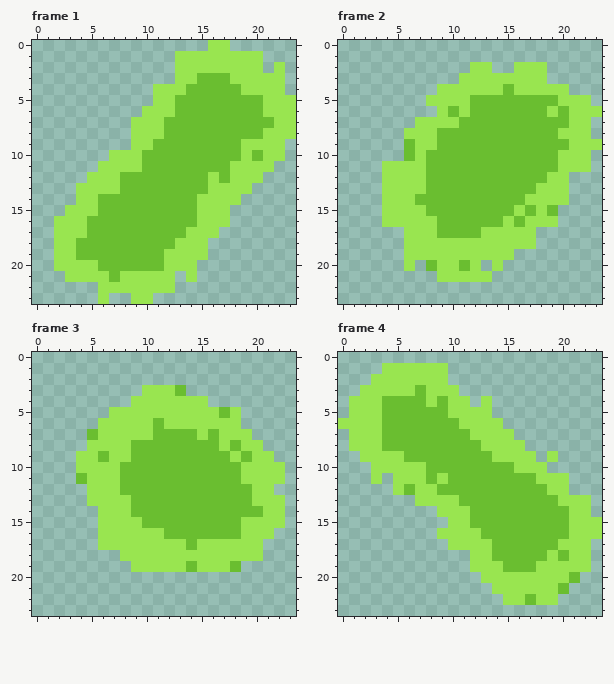
Edited in one commit: pixel-art file (data/tex/virus_2.aseprite). Above: the version before the commit.
24x24 pixels, 8 frames. Shown: frame 1, frame 2, frame 3, frame 4. The commit also changed other frames, which this record leaves out.
Now the later version:
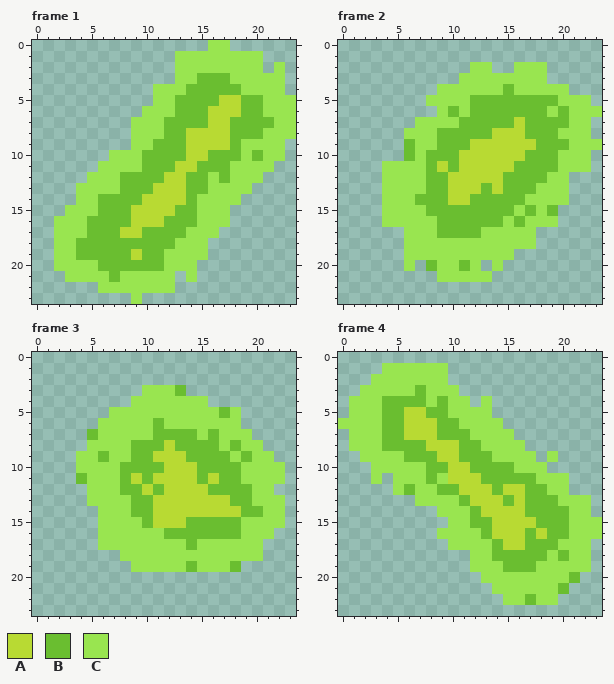
Palette (. is transparent): A #b8da33  B #6abe30  C #99e550
What changed:
layer "Layer 3" opacity 54% added
Frame 1, layers "Layer 3", "Layer 2":
Colour B gives way to colour A in row 5 at x 17 to 18; in row 6 at x 16 to 18; in row 7 at x 16 to 17; in rows 8 to 9 at x 14 to 17; in row 10 at x 14 to 15; in row 11 at x 13 to 14.
Colour B gives way to colour A in row 12 at x 12 to 13; in row 13 at x 11 to 13; in row 14 at x 10 to 13; in row 15 at x 9 to 12; in row 16 at x 9 to 11; in row 17 at x 8 to 9.
Colour B gives way to colour A in row 19 at x 9.
The edit erases colour C in row 23 at x 6 and 10.
Frame 2, layer "Layer 3":
Colour B gives way to colour A in row 7 at x 16; in row 8 at x 14 to 16; in row 9 at x 12 to 17; in row 10 at x 11 to 16; in row 11 at x 9 and 11 to 15; in row 12 at x 10 to 14.
Colour B gives way to colour A in row 13 at x 10 to 12 and 14; in row 14 at x 10 to 11.
Frame 3, layer "Layer 3":
Colour B gives way to colour A in row 8 at x 12; in row 9 at x 11 to 13; in row 10 at x 12 to 14; in row 11 at x 9, 11 to 14 and 16; in row 12 at x 10 and 12 to 15; in row 13 at x 11 to 17.
Colour B gives way to colour A in row 14 at x 11 to 18; in row 15 at x 11 to 13.
Frame 4, layer "Layer 3":
Colour B gives way to colour A in row 5 at x 6 to 7; in rows 6 to 7 at x 6 to 8; in row 8 at x 8 to 10; in row 9 at x 9 to 10; in row 10 at x 10 to 11; in row 11 at x 10 to 12.
Colour B gives way to colour A in row 12 at x 11 to 13 and 15 to 16; in row 13 at x 12 to 14 and 16; in row 14 at x 13 to 16; in row 15 at x 14 to 17; in row 16 at x 14 to 16 and 18; in row 17 at x 15 to 16.
Where, in picture pixels (left, top, right, bottom), the same in both pictures:
changed: (98, 95, 241, 304)
changed: (437, 117, 536, 205)
changed: (131, 440, 241, 528)
changed: (404, 407, 547, 550)
